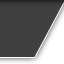
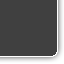
Layered file, before and after one edit (64px x 64px). Changes by layer:
painted on "Layer 3" over [0, 0, 57, 56]
removed layer "Layer 1" over [0, 0, 64, 57]
